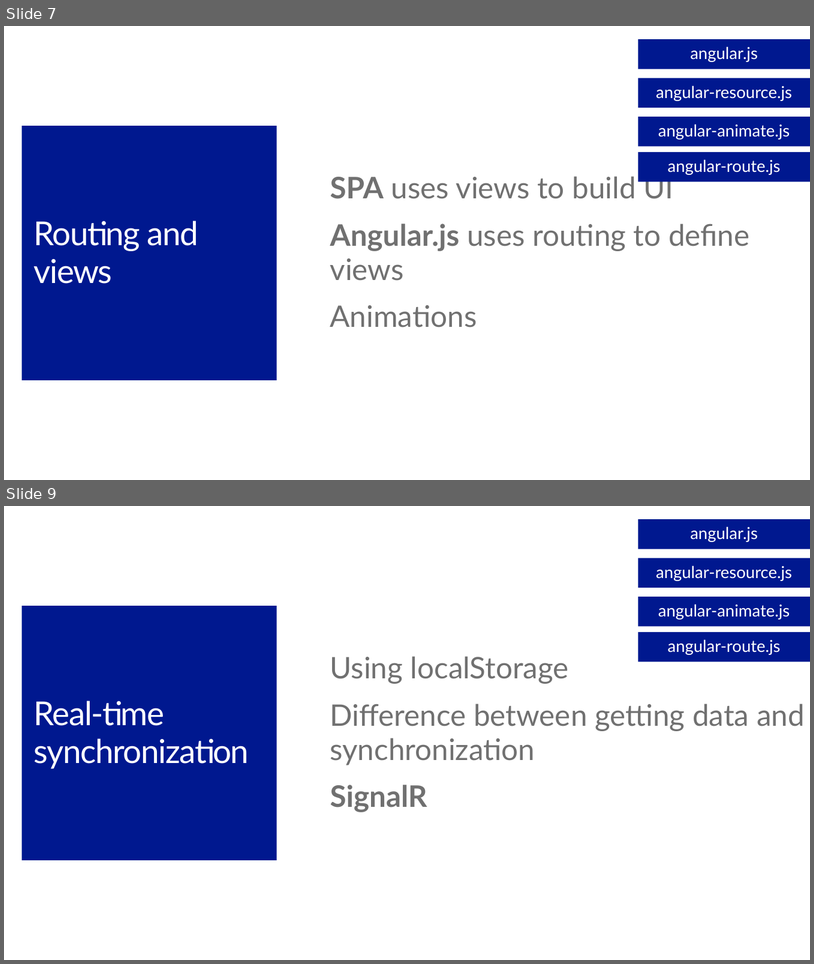
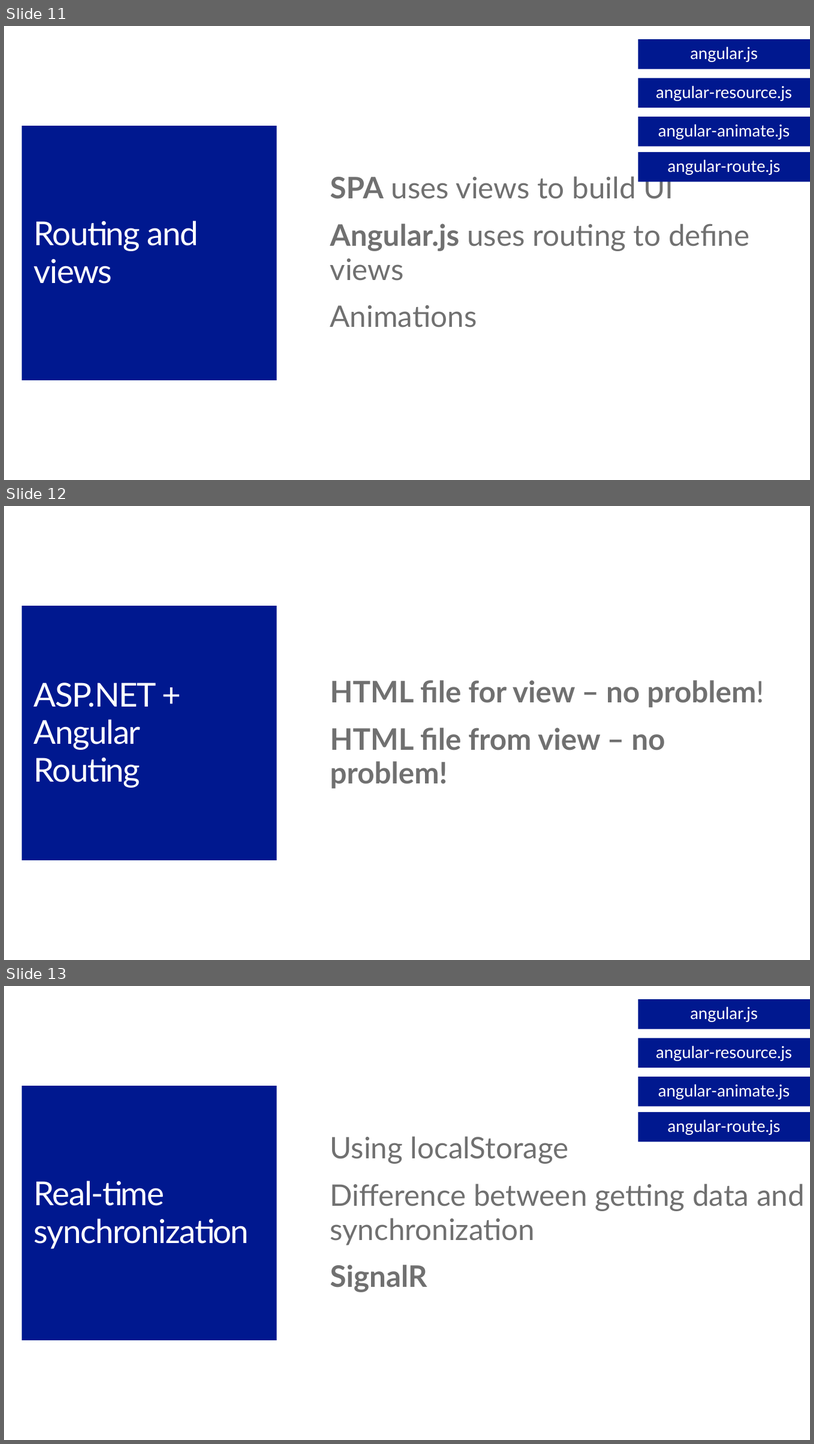
Before and after one commit to jongalloway/Angular-and-ASPNET-Build2014, a slide deck: AngularMTG/Slides/Building a Single Page Application with ASP.NET and Angular.js.pptx. Shown one above the other, each under a label of ours: slides 7 and 9 before the commit, slides 11, 12 and 13 after it; the slides between them are not shown. The pictures are 814x964 and 814x1444 pixels, drawn with LibreOffice and Linux fonts; fonts in the diff are those of the drawing; background and template pictures are left out. Boxes give left, top, right and bottom in pixels: in the first picture for what was removed or moved away, otherwise in the second. Text is boxed around its words. In the diff, an @@ line names an element or a change of style, - is before the commit and + after.

```diff
--- a/AngularMTG/Slides/Building a Single Page Application with ASP.NET and Angular.js.pptx
+++ b/AngularMTG/Slides/Building a Single Page Application with ASP.NET and Angular.js.pptx
@@ slide 12 added at (4,506,810,960), background #FFFFFF @@
@@ title added at (22,606,277,860), fill #00188F, 40 pt, text #FFFFFF @@
+ASP.NET + Angular
+Routing
@@ text added at (330,680,765,788), 36 pt, text #707070, bold @@
+HTML file for view – no problem!
+HTML file from view – no problem!
@@ what was slide 7 is now slide 11 @@
@@ what was slide 9 is now slide 13 @@
```
Also in this commit, not shown: 7 other slides added.
